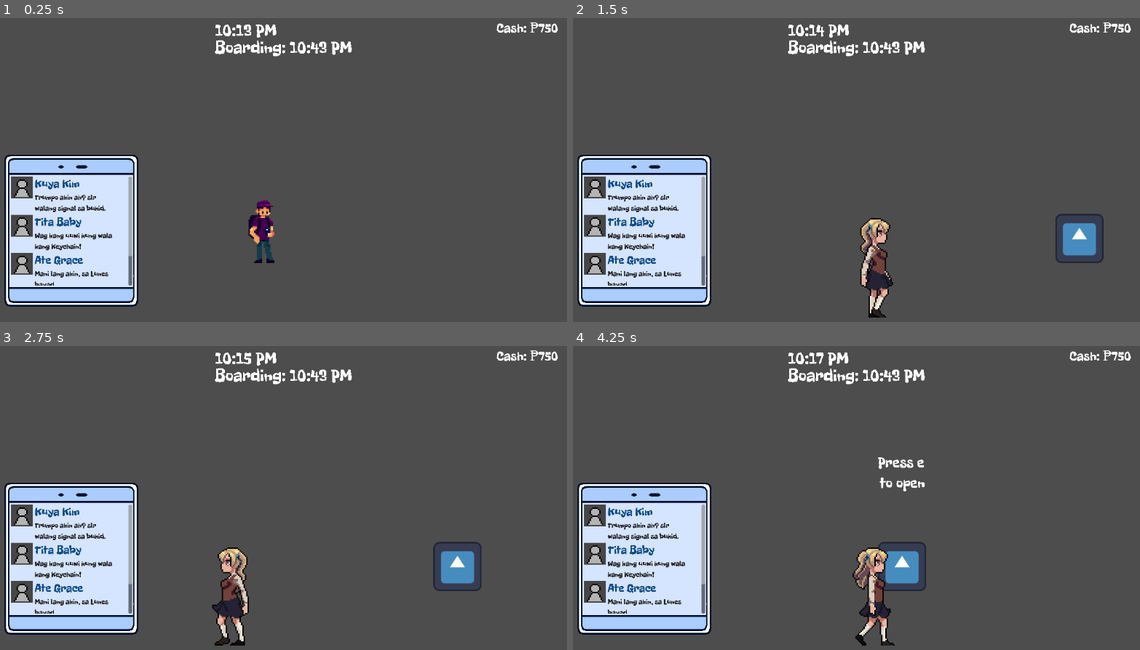
Above: before the commit, frames 1-4 (two rows, left to right).
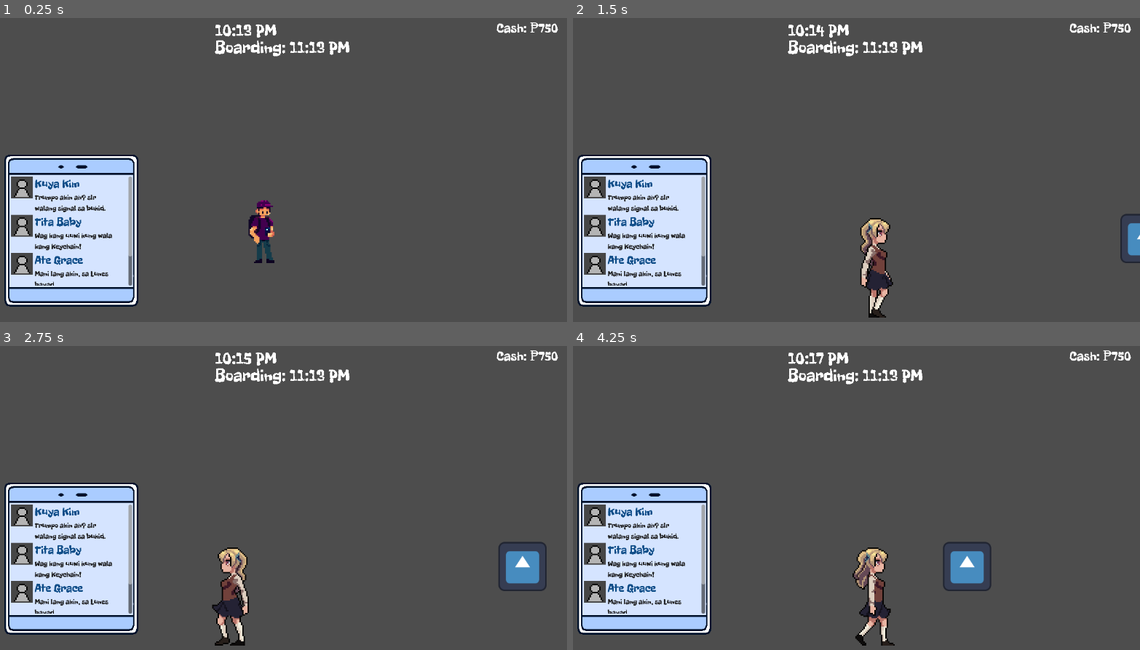
Above: after the commit, the same moments.

Repository: Ronbc779/Game-Jam
Game: Godot game, scene res://scenes/main.tscn
Two runs of this game, one before a commit and one after it. Both use one fixed random seed, a clock stepped at 60 frames per second and the inputs below. This scene is started directly instead of the project's main scene. The engine's default icon, where the game draws it, is replaced by a stand-in: a white triangle on a blue panel in a dark square.
Inputs:
- Up to frame 1 (0.25 s): no input
- Up to frame 2 (1.5 s): tap Enter at 0.5 s; hold E (interact) 0.53-1.28 s; hold D (right) from 0.53 s (still down); tap Ctrl (sprint) at 1.35 s
- Up to frame 3 (2.75 s): release D (right) at 2.03 s; hold A (left) from 2.03 s (still down); hold E (interact) from 2.03 s (still down)
- Up to frame 4 (4.25 s): release A (left) at 2.78 s; release E (interact) at 2.78 s; hold D (right) from 2.78 s (still down); tap Ctrl (sprint) at 2.85 s; hold E (interact) from 3.53 s (still down); tap F11 (toggle_fullscreen, bound only after the commit) at 4.15 s

The runs differ from the first frame. In frame 1, 0.2% of the frame differs, in the area x 52-63%, y 7-13%; in frame 2, 1.4%; in frame 3, 1.9%; in frame 4, 2.2%, in the area x 52-74%, y 7-81%.

Commit message:
fullscreen toggle and camera bounds

Diff:
--- a/project.godot
+++ b/project.godot
@@ -24,6 +24,7 @@
 <<<<<<<HEADShopManager="uid://hhccmg3h2h43"
 GameResult="*uid://bnuinj4d8jwle"
 TransitionScreen="*uid://l5aytvd280re"
+FullscreenToggle="*uid://caw4q10c2f62p"
 
 [display]
 
@@ -46,11 +47,10 @@
 , Object(InputEventKey,"resource_local_to_scene":false,"resource_name":"","device":-1,"window_id":0,"alt_pressed":false …(186 unchanged characters)…
 ]
 }
-jump={
+toggle_fullscreen={
 "deadzone": 0.2,
-"events": [Object(InputEventKey,"resource_local_to_scene":fa …(140 unchanged characters)… d":false,"keycode":0,"physical_keycode":32,"key_label":0,"unicode":32,"location":0,"echo":false,"script":null)
-, Object(InputEventKey,"resource_local_to_scene":false,"reso …(131 unchanged characters)… d":false,"keycode":0,"physical_keycode":4194320,"key_label":0,"unicode":0,"location":0,"echo":false,"script":null)
-, Object(InputEventKey,"resource_local_to_scene":false,"resource_name":"","device":-1,"window_id":0,"alt_pressed":false,"shift_pressed":false,"ctrl_pressed":false,"meta_pressed":false,"pressed":false,"keycode":0,"physical_keycode":87,"key_label":0,"unicode":119,"location":0,"echo":false,"script":null)
+"events": [Object(InputEventKey,"resource_local_to_scene":fa …(140 unchanged characters)… d":false,"keycode":0,"physical_keycode":4194342,"key_label":0,"unicode":0,"location":0,"echo":false,"script":null)
+, Object(InputEventKey,"resource_local_to_scene":false,"reso …(131 unchanged characters)… d":false,"keycode":0,"physical_keycode":70,"key_label":0,"unicode":102,"location":0,"echo":false,"script":null)
 ]
 }
 interact={
--- a/scenes/main.tscn
+++ b/scenes/main.tscn
@@ -12,9 +12,15 @@
 [ext_resource type="Texture2D" uid="uid://dq6yy1olpophn" path="res://assets/images/phone.png" id="6_choun"]
 [ext_resource type="AudioStream" uid="uid://dqocfw6hd1mkq" path="res://assets/audio/footstep_concrete_000.ogg" id="9_85g3d"]
 [ext_resource type="PackedScene" uid="uid://065nkqikkq5v" path="res://scenes/DepartureArea.tscn" id="12_eb6dy"]
+[ext_resource type="Texture2D" uid="uid://dm07mj8sre3ro" path="res://assets/images/arrow.png" id="13_trceg"]
+[ext_resource type="Script" uid="uid://c0sttce5khgil" path="res://scripts/DirectionArrow.gd" id="14_a8y0u"]
+[ext_resource type="Script" uid="uid://dg067r65e8c1c" path="res://scripts/CameraBounds.gd" id="15_jkv2x"]
 
 [sub_resource type="WorldBoundaryShape2D" id="WorldBoundaryShape2D_13qdw"]
 distance = 63.0
+
+[sub_resource type="WorldBoundaryShape2D" id="WorldBoundaryShape2D_xrivr"]
+normal = Vector2(1, 0)
 
 [node name="main" type="Node2D" unique_id=713853499]
 script = ExtResource("1_choun")
@@ -43,6 +49,17 @@
 
 [node name="CollisionShape2D" type="CollisionShape2D" parent="StaticBody2D" unique_id=1674989224]
 shape = SubResource("WorldBoundaryShape2D_13qdw")
+
+[node name="EdgeLeft" type="StaticBody2D" parent="." unique_id=1028560560]
+position = Vector2(-1750, 0)
+
+[node name="CollisionShape2D" type="CollisionShape2D" parent="EdgeLeft" unique_id=727659307]
+shape = SubResource("WorldBoundaryShape2D_xrivr")
+
+[node name="EdgeRight" type="StaticBody2D" parent="." unique_id=2054603104]
+position = Vector2(3628, 465)
+
+[node name="CollisionShape2D" type="CollisionShape2D" parent="EdgeRight" unique_id=773487584]
 
 [node name="CanvasLayer" type="CanvasLayer" parent="." unique_id=1254323830]
 script = ExtResource("2_tipki")
@@ -114,30 +131,42 @@
 scale = Vector2(1.885, 1.885)
 
 [node name="Shop1" parent="." unique_id=1341165774 instance=ExtResource("4_jyhfs")]
-position = Vector2(1291, 519)
+position = Vector2(1434, 519)
 category = "food"
 shop_ui_path = NodePath("../CanvasLayer/Control")
 
 [node name="Shop2" parent="." unique_id=424625855 instance=ExtResource("4_jyhfs")]
-position = Vector2(-431, 519)
+position = Vector2(-917, 519)
 shop_ui_path = NodePath("../CanvasLayer/Control")
 
 [node name="Shop3" parent="." unique_id=377003193 instance=ExtResource("4_jyhfs")]
-position = Vector2(2330, 519)
+position = Vector2(2549, 519)
 category = "souvenir"
 shop_ui_path = NodePath("../CanvasLayer/Control")
 
 [node name="DepartureArea" parent="." unique_id=853371673 instance=ExtResource("12_eb6dy")]
 position = Vector2(3317, 519)
+edge_left_path = NodePath("../EdgeLeft")
+edge_right_path = NodePath("../EdgeRight")
 
 [node name="main character" parent="." unique_id=1068984735 groups=["player"] instance=ExtResource("1_o5qli")]
 position = Vector2(547, 519)
 sfx_footsteps = ExtResource("9_85g3d")
 
+[node name="DirectionArrow" type="Sprite2D" parent="main character" unique_id=785795760]
+texture_filter = 1
+position = Vector2(0, -67.333336)
+scale = Vector2(0.53125, 0.53125)
+texture = ExtResource("13_trceg")
+script = ExtResource("14_a8y0u")
+
 [node name="Camera2D" type="Camera2D" parent="main character" unique_id=1912602924]
-position = Vector2(9, -65.333336)
+position = Vector2(9, -65.33333)
 position_smoothing_enabled = true
 position_smoothing_speed = 3.5
+script = ExtResource("15_jkv2x")
+edge_left_path = NodePath("../../EdgeLeft")
+edge_right_path = NodePath("../../EdgeRight")
 
 [connection signal="tree_exiting" from="." to="." method="_on_tree_exiting"]
 [connection signal="PM_check" from="CanvasLayer/timer" to="." method="_on_timer_pm_check"]
--- /dev/null
+++ b/scripts/CameraBounds.gd
@@ -0,0 +1,10 @@
+extends Camera2D
+
+@export var edge_left_path: NodePath
+@export var edge_right_path: NodePath
+
+func _ready() -> void:
+	var edge_left: Node2D = get_node(edge_left_path)
+	var edge_right: Node2D = get_node(edge_right_path)
+	limit_left = int(edge_left.global_position.x)
+	limit_right = int(edge_right.global_position.x)
--- a/scripts/DepartureArea.gd
+++ b/scripts/DepartureArea.gd
@@ -3,10 +3,28 @@
 @onready var prompt_label: Label = $PromptLabel
 @onready var timer_node: Control = get_node("/root/main/CanvasLayer/timer")
 
+@export var edge_left_path: NodePath
+@export var edge_right_path: NodePath
+@export var edge_margin: float = 100.0
+
 var player_in_range: bool = false
 
 func _ready() -> void:
+	add_to_group("departure")
 	prompt_label.visible = false
+	_spawn_near_random_edge()
+
+func _spawn_near_random_edge() -> void:
+	var edge_left: Node2D = get_node(edge_left_path)
+	var edge_right: Node2D = get_node(edge_right_path)
+	var level_min_x: float = edge_left.global_position.x
+	var level_max_x: float = edge_right.global_position.x
+
+	var spawn_on_right: bool = randf() < 0.5
+	if spawn_on_right:
+		global_position.x = randf_range(level_max_x - edge_margin, level_max_x)
+	else:
+		global_position.x = randf_range(level_min_x, level_min_x + edge_margin)
 
 func _on_area_2d_body_entered(body: Node2D) -> void:
 	if body.is_in_group("player"):
--- /dev/null
+++ b/scripts/DirectionArrow.gd
@@ -0,0 +1,27 @@
+extends Node2D
+
+var departure_area: Node2D = null
+
+func _ready() -> void:
+	visible = false
+	ShopManager.checklist_updated.connect(_check_completion)
+	_check_completion()
+
+func _check_completion() -> void:
+	if ShopManager.checklist_complete_count() == ShopManager.checklist.size():
+		_find_departure_area()
+		visible = true
+	else:
+		visible = false
+
+func _find_departure_area() -> void:
+	if departure_area == null:
+		var found = get_tree().get_nodes_in_group("departure")
+		if not found.is_empty():
+			departure_area = found[0]
+
+func _process(_delta: float) -> void:
+	if not visible or departure_area == null:
+		return
+	var direction := global_position.direction_to(departure_area.global_position)
+	rotation = direction.angle()
--- /dev/null
+++ b/scripts/FullscreenToggle.gd
@@ -0,0 +1,10 @@
+extends Node
+# Attach this to any node that's always present, e.g. your "main" scene root,
+# or autoload it if you want it available from every scene.
+
+func _unhandled_input(event: InputEvent) -> void:
+	if event.is_action_pressed("toggle_fullscreen"):
+		if DisplayServer.window_get_mode() == DisplayServer.WINDOW_MODE_FULLSCREEN:
+			DisplayServer.window_set_mode(DisplayServer.WINDOW_MODE_WINDOWED)
+		else:
+			DisplayServer.window_set_mode(DisplayServer.WINDOW_MODE_FULLSCREEN)
--- a/scripts/timer.gd
+++ b/scripts/timer.gd
@@ -7,7 +7,7 @@
 @onready var boarding_label: Label = $BoardingLabel
 @onready var timer: Timer = $Timer
 
-@export var minutes_until_boarding: int = 30
+@export var minutes_until_boarding: int = 60
 @export var flash_threshold_seconds: int = 10
 
 var start_total_minutes: int = 0
Binary file added: assets/images/arrow.png
Not shown, added: assets/images/arrow.png.import
Not shown, added: scripts/CameraBounds.gd.uid
Not shown, added: scripts/DirectionArrow.gd.uid
Not shown, added: scripts/FullscreenToggle.gd.uid
